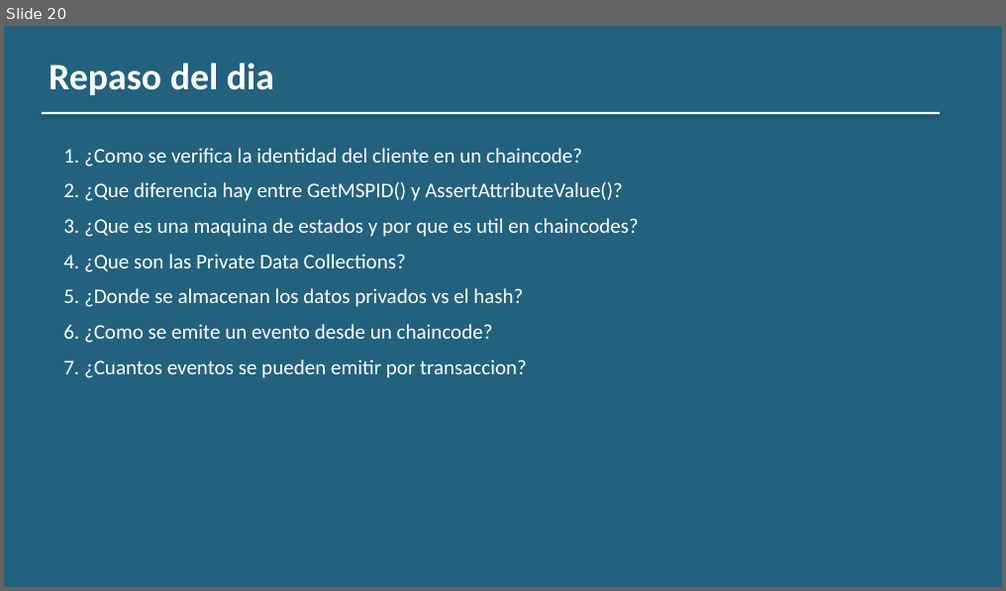
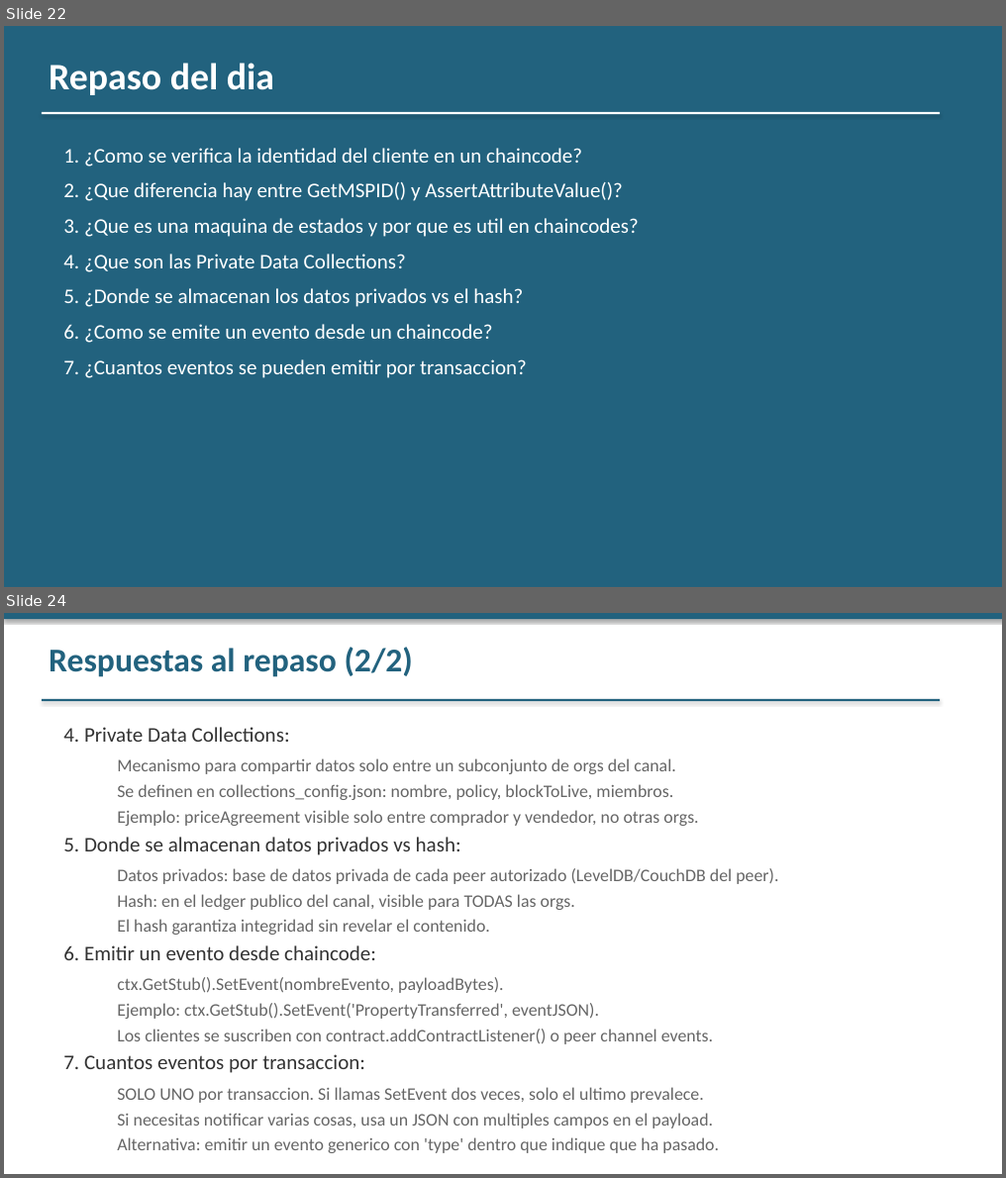
Before and after one commit to jjnieto/fabric, a slide deck: docs/slides/Modulo 4/dia_3.pptx. Shown one above the other, each under a label of ours: slide 20 before the commit, slides 22 and 24 after it; the slides between them are not shown. The pictures are 1006x591 and 1006x1178 pixels, drawn with LibreOffice and Linux fonts; fonts in the diff are those of the drawing. Boxes give left, top, right and bottom in pixels: in the first picture for what was removed or moved away, otherwise in the second. Text is boxed around its words. In the diff, an @@ line names an element or a change of style, - is before the commit and + after.

```diff
--- a/docs/slides/Modulo 4/dia_3.pptx
+++ b/docs/slides/Modulo 4/dia_3.pptx
@@ slide 24 added at (4, 613, 1002, 1174), background #FFFFFF @@
@@ rectangle added at (4, 613, 1002, 619), fill #22627E @@
@@ text added at (49, 647, 413, 677), 32 pt, text #22627E, bold @@
+Respuestas al repaso (2/2)
@@ rectangle added at (42, 699, 940, 701), fill #22627E @@
@@ text added at (63, 727, 778, 1129), 17 pt, text #666666 @@
+4. Private Data Collections:
+  Mecanismo para compartir datos solo entre un subconjunto de orgs del canal.
+  Se definen en collections_config.json: nombre, policy, blockToLive, miembros.
+  Ejemplo: priceAgreement visible solo entre comprador y vendedor, no otras orgs.
+5. Donde se almacenan datos privados vs hash:
+  Datos privados: base de datos privada de cada peer autorizado (LevelDB/CouchDB del peer).
+  Hash: en el ledger publico del canal, visible para TODAS las orgs.
+  El hash garantiza integridad sin revelar el contenido.
+6. Emitir un evento desde chaincode:
+  ctx.GetStub().SetEvent(nombreEvento, payloadBytes).
+  Ejemplo: ctx.GetStub().SetEvent('PropertyTransferred', eventJSON).
+  Los clientes se suscriben con contract.addContractListener() o peer channel events.
+7. Cuantos eventos por transaccion:
+  SOLO UNO por transaccion. Si llamas SetEvent dos veces, solo el ultimo prevalece.
+  Si necesitas notificar varias cosas, usa un JSON con multiples campos en el payload.
+  Alternativa: emitir un evento generico con 'type' dentro que indique que ha pasado.
@@ what was slide 20 is now slide 22 @@
```
Also in this commit, not shown: 3 other slides added, 1 other file.
